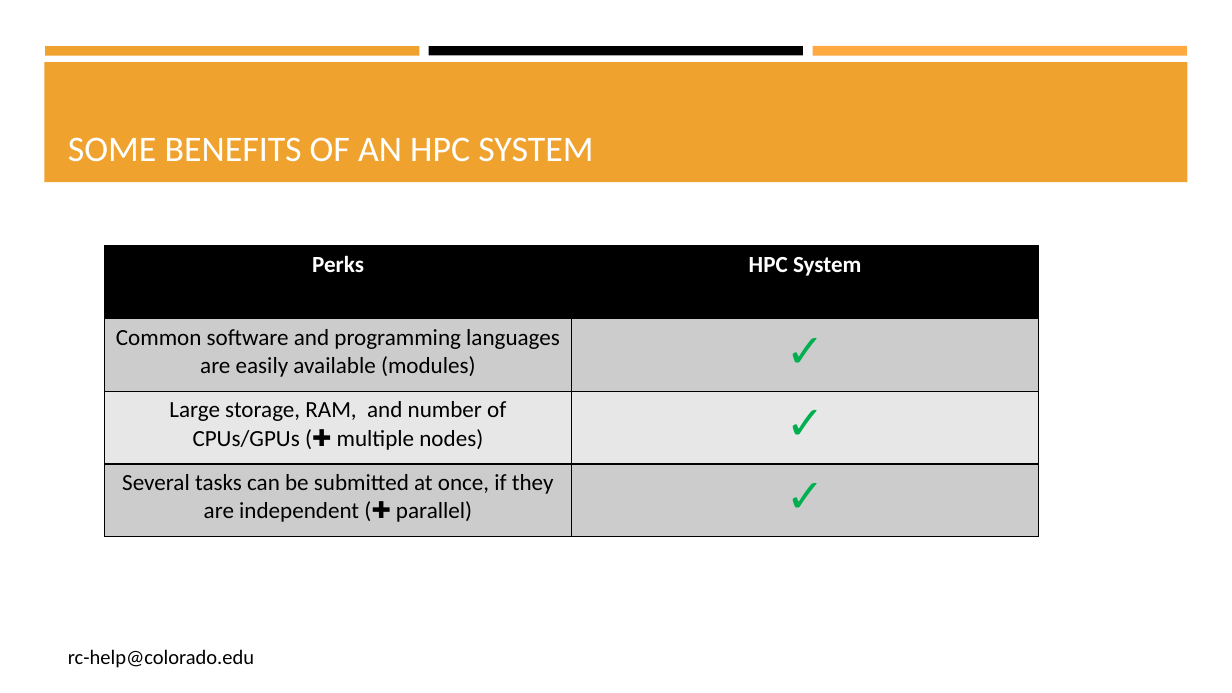
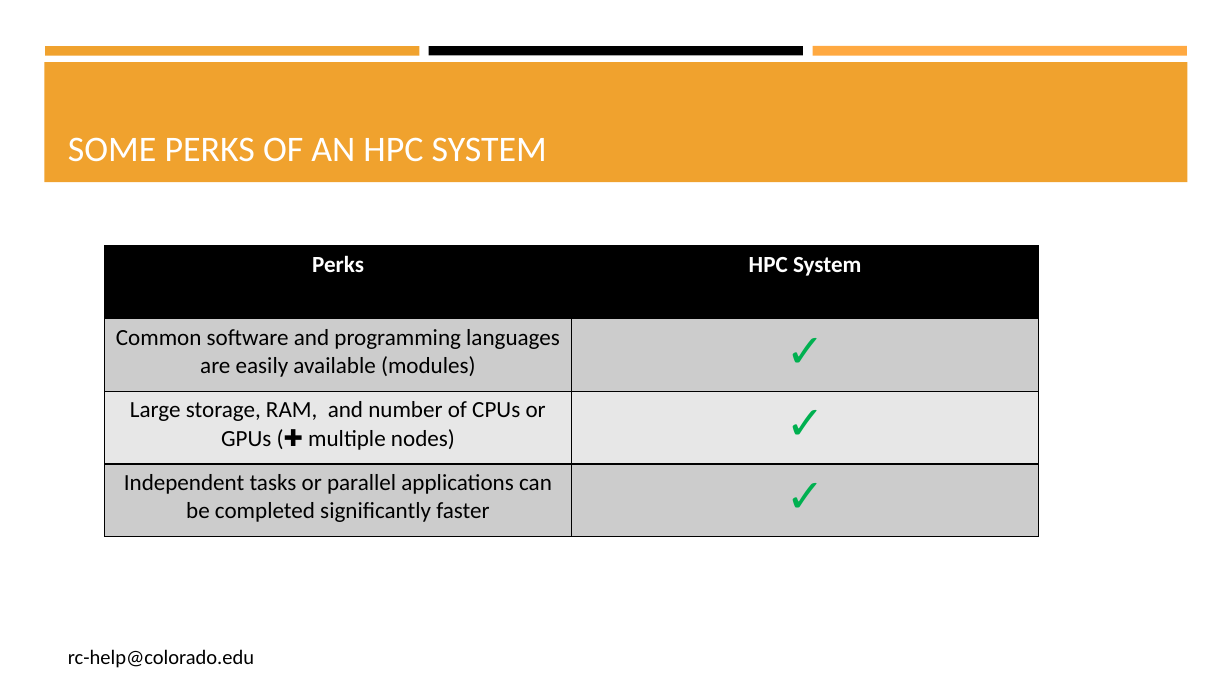
Before and after one commit to b-reyes/Presentations, a slide deck: slide 4 of CU_presentation/CU_boulder_presentation.pptx. Drawn at 1232x693 pixels with LibreOffice and Linux fonts; fonts in the diff are those of the drawing. Boxes give left, top, right and bottom in pixels: in the first picture for what was removed or moved away, otherwise in the second. Text is boxed around its words. In the diff, an @@ line names an element or a change of style, - is before the commit and + after.

```diff
--- a/CU_presentation/CU_boulder_presentation.pptx
+++ b/CU_presentation/CU_boulder_presentation.pptx
@@ title at bbox=[68, 137, 547, 162]: text changed @@
-SOME BENEFITS OF AN HPC SYSTEM
+SOME PERKS OF AN HPC SYSTEM
@@ table at bbox=[104, 246, 1038, 537] @@
-row 3, column 1: Large storage, RAM, and number of CPUs/GPUs (✚ multiple nodes)
+row 3, column 1: Large storage, RAM, and number of CPUs or GPUs (✚ multiple nodes)
-row 4, column 1: Several tasks can be submitted at once, if they are independent (✚ parallel)
+row 4, column 1: Independent tasks or parallel applications can be completed significantly faster
```
Also in this commit, not shown: 5 other slides changed, 2 slides added.
